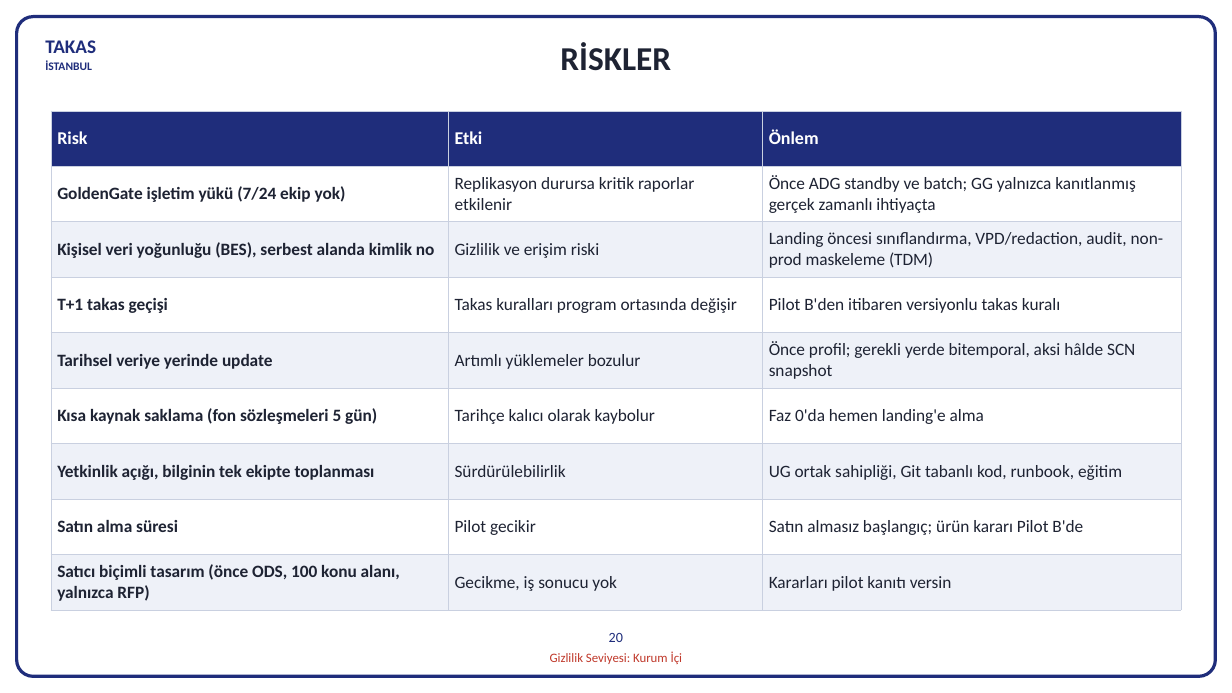
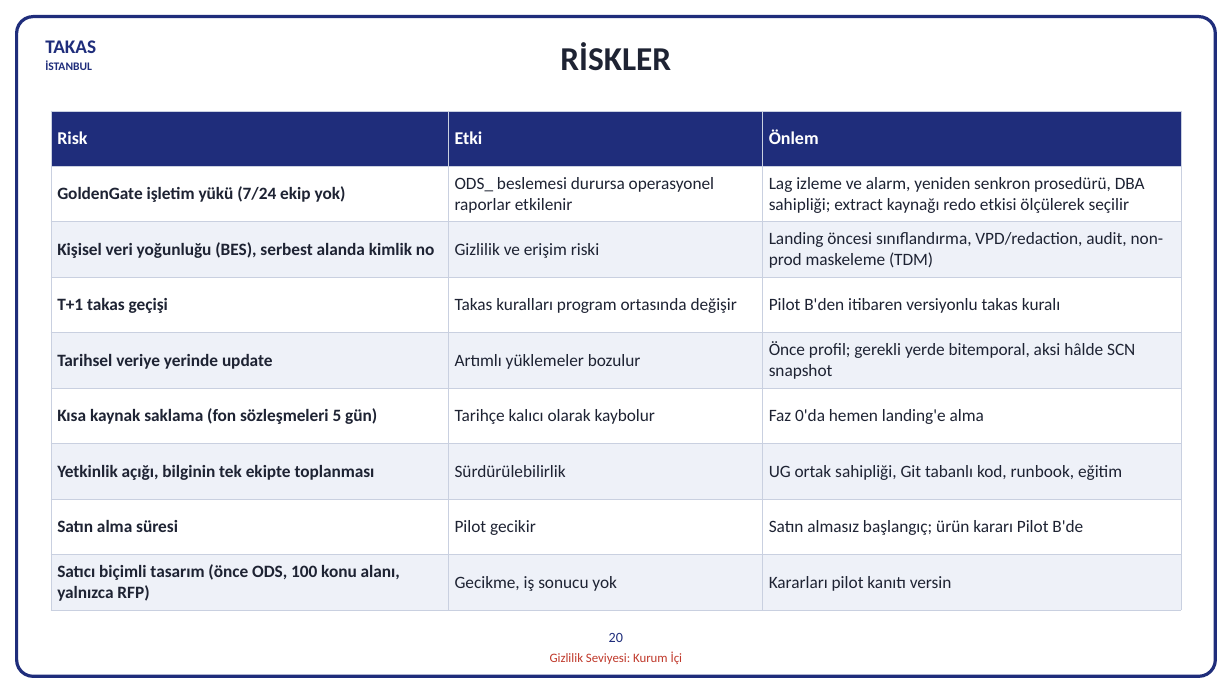
Before and after one commit to hanifidemirel0/Cursor-Projects, a slide deck: slide 20 of outputs/dwh-sunum-kasim-2026/5 - DWHSunum_Kasim2026.pptx. Drawn at 1232x693 pixels with LibreOffice and Linux fonts; fonts in the diff are those of the drawing. Boxes give left, top, right and bottom in pixels: in the first picture for what was removed or moved away, otherwise in the second. Text is boxed around its words. In the diff, an @@ line names an element or a change of style, - is before the commit and + after.

```diff
--- a/outputs/dwh-sunum-kasim-2026/5 - DWHSunum_Kasim2026.pptx
+++ b/outputs/dwh-sunum-kasim-2026/5 - DWHSunum_Kasim2026.pptx
@@ table at [51,111,1181,610] @@
-row 2, column 2: Replikasyon durursa kritik raporlar etkilenir
+row 2, column 2: ODS_ beslemesi durursa operasyonel raporlar etkilenir
-row 2, column 3: Önce ADG standby ve batch; GG yalnızca kanıtlanmış gerçek zamanlı ihtiyaçta
+row 2, column 3: Lag izleme ve alarm, yeniden senkron prosedürü, DBA sahipliği; extract kaynağı redo etkisi ölçülerek seçilir
```
Also in this commit, not shown: 14 other slides changed, 3 other files.
